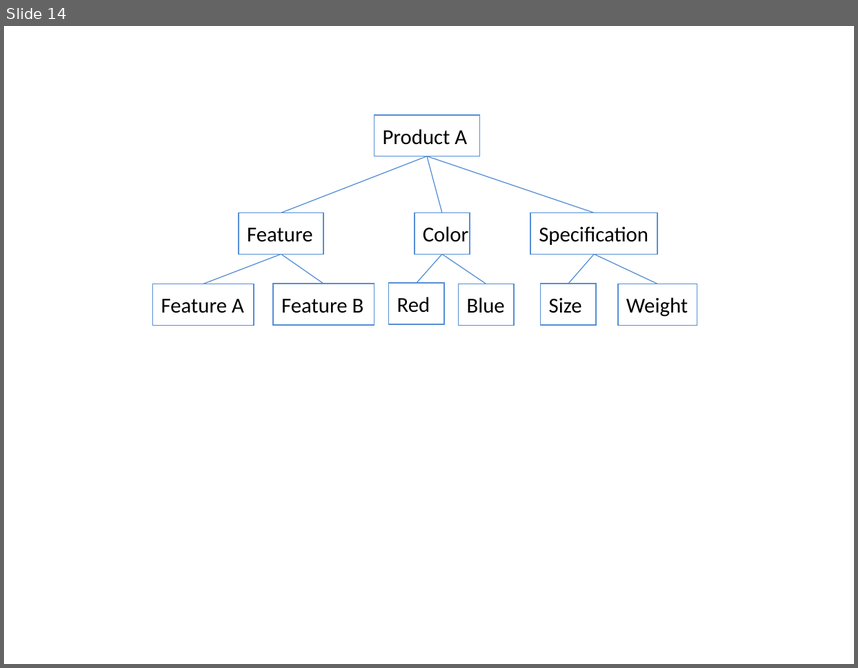
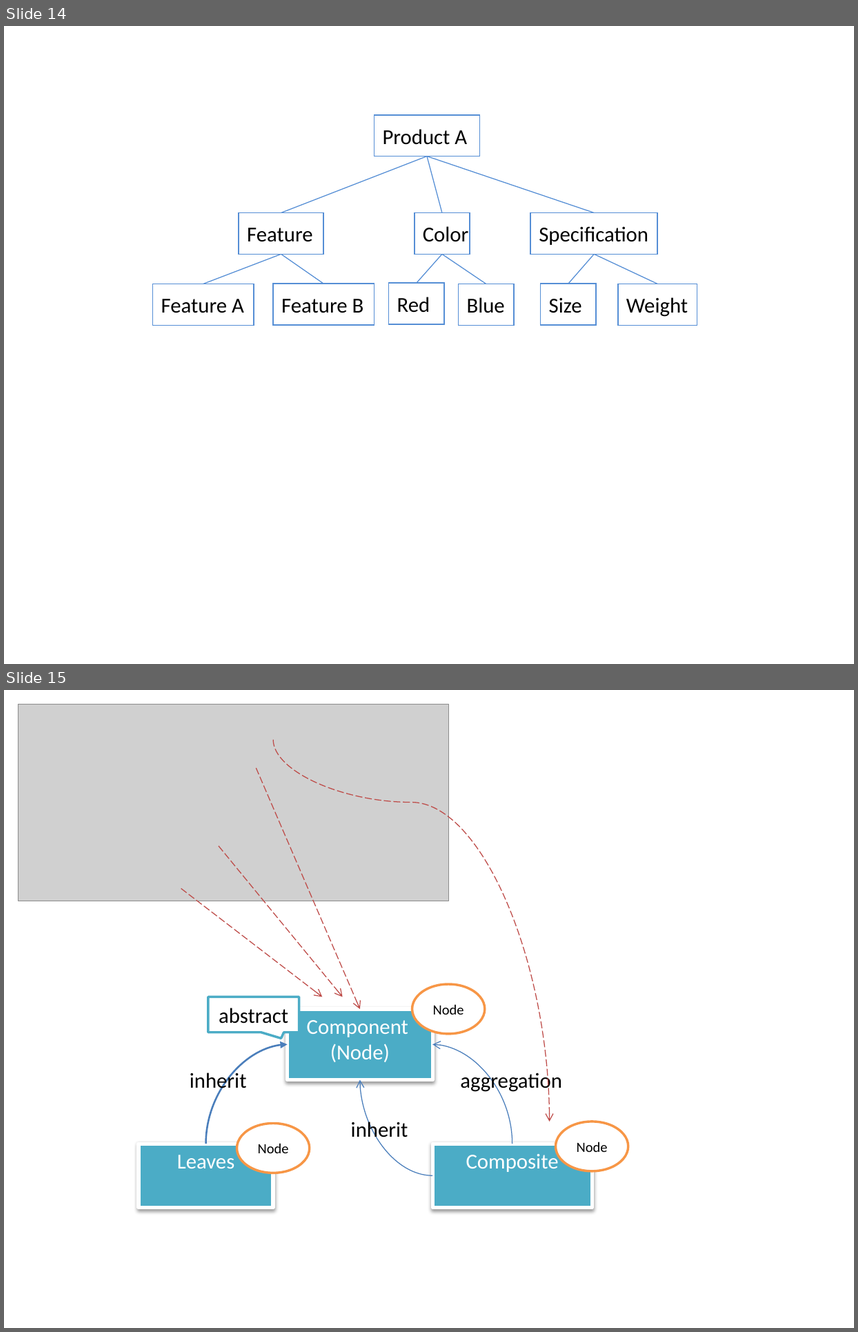
Before and after one commit to khanhduy94/jobzoom, a slide deck: Documents/Thesis Report Picture.pptx. Shown one above the other, each under a label of ours: slide 14 before the commit, slides 14 and 15 after it. The pictures are 858x668 and 858x1332 pixels, drawn with LibreOffice and Linux fonts; fonts in the diff are those of the drawing; grey boxes stand for pictures. Boxes give left, top, right and bottom in pixels: in the first picture for what was removed or moved away, otherwise in the second. Text is boxed around its words. In the diff, an @@ line names an element or a change of style, - is before the commit and + after.

```diff
--- a/Documents/Thesis Report Picture.pptx
+++ b/Documents/Thesis Report Picture.pptx
@@ slide 15 added at (4,690,854,1328), background #FFFFFF @@
@@ picture added at (18,704,448,901) @@
@@ curved arrow added from (274, 739) to (550, 1121), #BF4C48 0.75 pt dashed @@
@@ arrow added from (257, 768) to (360, 1009), #BF4C48 0.75 pt dashed @@
@@ arrow added from (218, 845) to (342, 997), #BF4C48 0.75 pt dashed @@
@@ arrow added from (181, 888) to (322, 997), #BF4C48 0.75 pt dashed @@
@@ speech box added at (208,997,299,1032), fill #FFFFFF, outline #4BACC6 2 pt, 18 pt, text #000000 @@
+abstract
@@ ellipse added at (412,984,484,1034), fill #FFFFFF, outline #F79646 2 pt, 12 pt, text #000000 @@
+Node
@@ rectangle added at (287,1009,432,1079), fill #4BACC6, outline #FFFFFF 3 pt, 18 pt, text #FFFFFF @@
+Component
+(Node)
@@ curved arrow added from (206, 1143) to (287, 1045), #4B7EBC 1.5 pt @@
@@ curved arrow added from (513, 1143) to (432, 1045), #4B7EBC 0.75 pt @@
@@ text added at (190,1069,247,1093), 18 pt, text #000000 @@
+inherit
@@ curved arrow added from (432, 1175) to (360, 1079), #4B7EBC 0.75 pt @@
@@ text added at (460,1069,562,1093), 18 pt, text #000000 @@
+aggregation
@@ ellipse added at (237,1123,309,1172), fill #FFFFFF, outline #F79646 2 pt, 12 pt, text #000000 @@
+Node
@@ text added at (351,1118,408,1142), 18 pt, text #000000 @@
+inherit
@@ ellipse added at (556,1121,628,1170), fill #FFFFFF, outline #F79646 2 pt, 12 pt, text #000000 @@
+Node
@@ rectangle added at (139,1143,272,1207), fill #4BACC6, outline #FFFFFF 3 pt, 18 pt, text #FFFFFF @@
+Leaves
@@ rectangle added at (432,1143,593,1207), fill #4BACC6, outline #FFFFFF 3 pt, 18 pt, text #FFFFFF @@
+Composite
```
Also in this commit, not shown: 2 other files.
